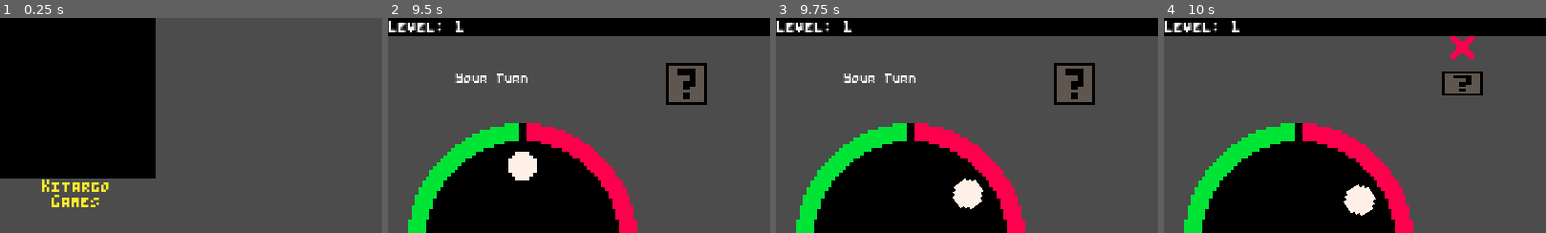
Above: before the commit, frames 1-4 (left to right).
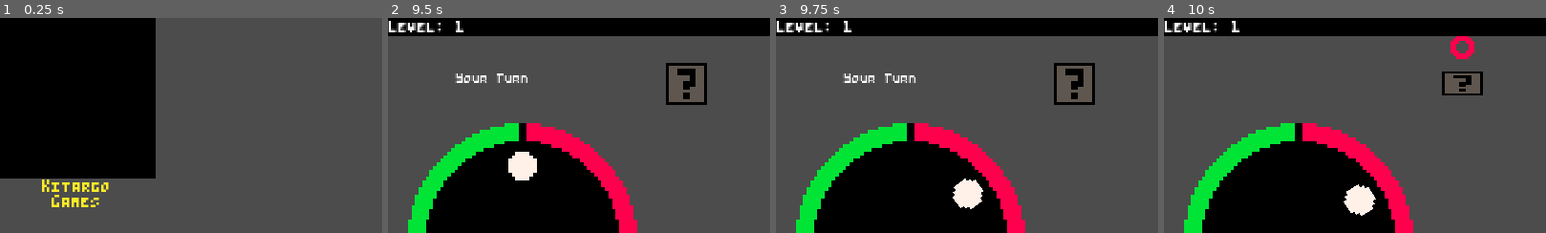
Above: after the commit, the same moments.

Repository: sugarvoid/memory-space
Game: Godot game, scene res://scene/SplashScreen.tscn
The game is run twice, just before and just after one commit, with the same random seed, the same clock (stepped at 60 frames per second) and the same inputs.
Inputs:
- Up to frame 1 (0.25 s): no input
- Up to frame 2 (9.5 s): tap Enter (ui_accept) at 0.5, 0.77, 0.8, 1.07, 1.35, 1.52, 1.82, 2, 2.3, 2.75, 3.02, 3.32, 4.52, 4.82, 5, 5.3, 5.85, 6.02, 6.32, 6.77, 6.8, 7.07, 7.52, 7.82, 8, 9.02, 9.32 s; hold Space (space) 0.53-1.28 s; tap Space (space) at 1.55, 2.85, 3.5, 4.35, 6.05, 7.35, 8.85 s; hold Space (space) 2.03-2.78 s; hold Enter (ui_accept) 3.53-4.28 s; hold Space (space) 5.03-5.78 s; hold Space (space) 6.53-7.28 s; hold Enter (ui_accept) 8.03-8.78 s
- Up to frame 3 (9.75 s): hold Space (space) from 9.53 s (still down)
- Up to frame 4 (10 s): keep holding Space (space); tap Enter (ui_accept) at 9.77, 9.8 s
The pictures show only the part of the screen within x 0-50%, y 0-50%; the shares and areas given below are measured in that part.

Frames 1-3 are identical in both runs. In frame 4, 0.5% of the frame differs, in the area x 75-82%, y 8-20%.

Commit message:
Changed guessed color visuals and code

Diff:
--- a/Game.gd
+++ b/Game.gd
@@ -147,8 +147,9 @@
 
 func _check_results() -> void:
 	for n in self.current_level:
-		square_container.get_child(n).set_result_sprite(player_seleted_pattern[n] == desired_pattern[n])
-		square_container.get_child(n).show_result()
+		pass
+		#square_container.get_child(n).set_result_sprite(player_seleted_pattern[n] == desired_pattern[n])
+		#square_container.get_child(n).show_result()
 
 	print(desired_pattern)
 	print(player_seleted_pattern)
@@ -177,6 +178,8 @@
 		GAME_STATE.DURING:
 			if event.is_action_pressed("ui_accept"):
 				player_seleted_pattern[player_current_guess] = $Wheel/Ball.get_color()
+				square_container.get_child(player_current_guess).set_guess_sprite(player_seleted_pattern[player_current_guess])
+				square_container.get_child(player_current_guess).show_player_guess()
 				square_container.get_child(player_current_guess).color = player_seleted_pattern[player_current_guess]
 				square_container.get_child(player_current_guess).flip_over()
 				player_current_guess += 1
@@ -198,7 +201,7 @@
 
 func _on_PostRoundTimer_timeout() -> void:
 	for n in square_container.get_children():
-		n.hide_result()
+		n.hide_player_guess()
 		n.squre_sprite.frame = 4
 
 	if(player_seleted_pattern == desired_pattern):
--- a/Section.gd
+++ b/Section.gd
@@ -4,7 +4,7 @@
 var is_flipped_over : bool
 
 onready var squre_sprite : Sprite = $Square
-onready var result_sprite: Sprite = get_node("Result")
+onready var guess_sprite: Sprite = get_node("PlayerGuess")
 
 func _match_color_to_sprite() -> void:
 	match(self.color):
@@ -18,19 +18,17 @@
 			squre_sprite.frame = 3
 
 
-func set_result_sprite(correct: bool) -> void:
-	if correct:
-		result_sprite.frame = 0
-	else:
-		result_sprite.frame = 1
+
+func set_guess_sprite(color: int) -> void:
+	guess_sprite.frame = color
 
 
-func show_result() -> void:
-	result_sprite.visible = true
+func show_player_guess() -> void:
+	guess_sprite.visible = true
 
 
-func hide_result() -> void:
-	result_sprite.visible = false
+func hide_player_guess() -> void:
+	guess_sprite.visible = false
 
 
 func _ready() -> void:
@@ -38,7 +36,7 @@
 
 
 func _reset_section() -> void:
-	self.result_sprite.visible = false
+	self.guess_sprite.visible = false
 	self.squre_sprite.frame = 4
 
 
--- a/Section.tscn
+++ b/Section.tscn
@@ -1,7 +1,7 @@
 [gd_scene load_steps=6 format=2]
 
 [ext_resource path="res://image/demo.png" type="Texture" id=1]
-[ext_resource path="res://image/result.png" type="Texture" id=3]
+[ext_resource path="res://image/color_dots.png" type="Texture" id=2]
 [ext_resource path="res://Section.gd" type="Script" id=4]
 
 [sub_resource type="Animation" id=1]
@@ -40,10 +40,10 @@
 scale = Vector2( 2.5, 2.5 )
 script = ExtResource( 4 )
 
-[node name="Result" type="Sprite" parent="."]
+[node name="PlayerGuess" type="Sprite" parent="."]
 position = Vector2( 0, -12.298 )
-texture = ExtResource( 3 )
-hframes = 2
+texture = ExtResource( 2 )
+hframes = 4
 
 [node name="Square" type="Sprite" parent="."]
 texture = ExtResource( 1 )
Binary file added: image/color_dots.png
Not shown, added: image/color_dots.png.import
